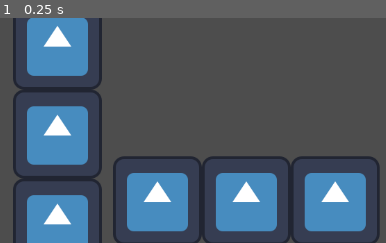
Above: before the commit, frame 1.
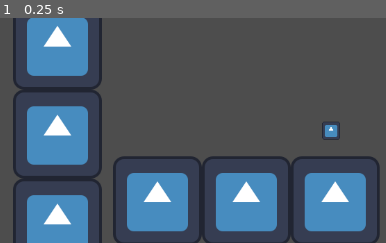
Above: after the commit, the same moment.

Repository: MichaelRRyan/ggj2024
Game: Godot game, scene res://test_level.tscn
Same seed, same stepped clock (60 frames per second), same inputs: the game is played once before the commit and once after it. This scene is started directly instead of the project's main scene. The engine's default icon, where the game draws it, is replaced by a stand-in: a white triangle on a blue panel in a dark square.
Inputs:
- Up to frame 1 (0.25 s): no input
The pictures show only the part of the screen within x 50-100%, y 43-93%; the shares and areas given below are measured in that part.

The runs differ from the first frame. In frame 1, 0.2% of the frame differs, in the area x 83-89%, y 46-55%.

Commit message:
Added tree harvesting mechanic
* Added harvest timer to minion

added a harvest timer once tree is within interaction range, after trigger trees chop() method

* Minin return to idle once tree is chopped

Tree made queue_free()

* Cleaned code

Diff:
--- a/Characters/basic-minion.gd
+++ b/Characters/basic-minion.gd
@@ -7,6 +7,7 @@
 var fall_strength : int = 0;
 @export var fall_dmg_thershold : float = 20.0
 @export var fall_dmg_ratio : float = 1.0
+var target
 var is_interacting : bool = false
 var has_task : bool = false
 var has_axe : bool = false
@@ -17,6 +18,8 @@
 var direction : int = 0
 var rng = RandomNumberGenerator.new()
 var random_number = 0.0
+
+@onready var harvest_timer = $TimerHarvest
 
 
 # Get the gravity from the project settings to be synced with RigidBody nodes.
@@ -54,6 +57,7 @@
 			direction = 1
 		else:
 			direction = -1
+
 	# Get the input direction and handle the movement/deceleration.
 	# As good practice, you should replace UI actions with custom gameplay actions.
 
@@ -67,6 +71,7 @@
 func _on_view_body_entered(body):
 	if not is_interacting:
 		if body.is_in_group("tree"):
+			target = body
 			has_target = true
 			has_task = true
 			target_x = body.get_global_position().x
@@ -86,3 +91,13 @@
 		is_interacting = true
 		has_task = true
 		direction = 0
+		harvest_timer.start(3)
+
+
+func _on_timer_harvest_timeout():
+	target.chop()
+	target.queue_free()
+	harvest_timer.stop()
+	is_interacting = false
+	has_task = false
+	pass # Replace with function body.
--- a/Characters/basic-minion.tscn
+++ b/Characters/basic-minion.tscn
@@ -37,7 +37,10 @@
 [node name="TimerIdle" type="Timer" parent="."]
 script = ExtResource("3_buowj")
 
+[node name="TimerHarvest" type="Timer" parent="."]
+
 [connection signal="body_entered" from="View" to="." method="_on_view_body_entered"]
 [connection signal="body_entered" from="InteractRange" to="." method="_on_interact_range_body_entered"]
 [connection signal="timeout" from="TimerIdle" to="." method="_on_timer_idle_timeout"]
 [connection signal="timeout" from="TimerIdle" to="TimerIdle" method="_on_timeout"]
+[connection signal="timeout" from="TimerHarvest" to="." method="_on_timer_harvest_timeout"]
--- /dev/null
+++ b/Characters/tree.gd
@@ -0,0 +1,4 @@
+extends StaticBody2D
+
+func chop():
+	print("chopped")
--- a/Characters/tree.tscn
+++ b/Characters/tree.tscn
@@ -1,11 +1,13 @@
-[gd_scene load_steps=3 format=3 uid="uid://c0ierwhaepa5j"]
+[gd_scene load_steps=4 format=3 uid="uid://c0ierwhaepa5j"]
 
 [ext_resource type="Texture2D" uid="uid://da4qjah5rn2oc" path="res://icon.svg" id="1_4ffar"]
+[ext_resource type="Script" path="res://Characters/tree.gd" id="1_418fj"]
 
 [sub_resource type="RectangleShape2D" id="RectangleShape2D_jx5g1"]
 
 [node name="tree" type="StaticBody2D" groups=["tree"]]
 collision_layer = 2
+script = ExtResource("1_418fj")
 
 [node name="CollisionShape2D" type="CollisionShape2D" parent="."]
 shape = SubResource("RectangleShape2D_jx5g1")
--- a/test_level.tscn
+++ b/test_level.tscn
@@ -237,4 +237,4 @@
 jump_velocity = -200.0
 
 [node name="tree" parent="." instance=ExtResource("3_xvfbe")]
-position = Vector2(1586, 239)
+position = Vector2(1034, 443)
